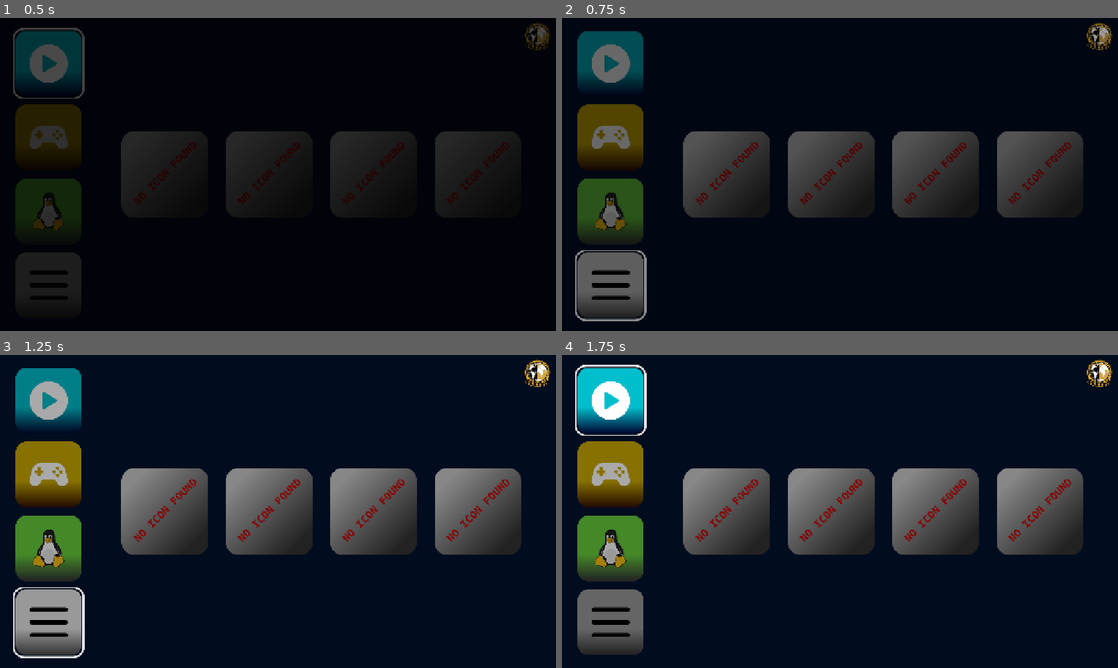
Above: before the commit, frames 1-4 (two rows, left to right).
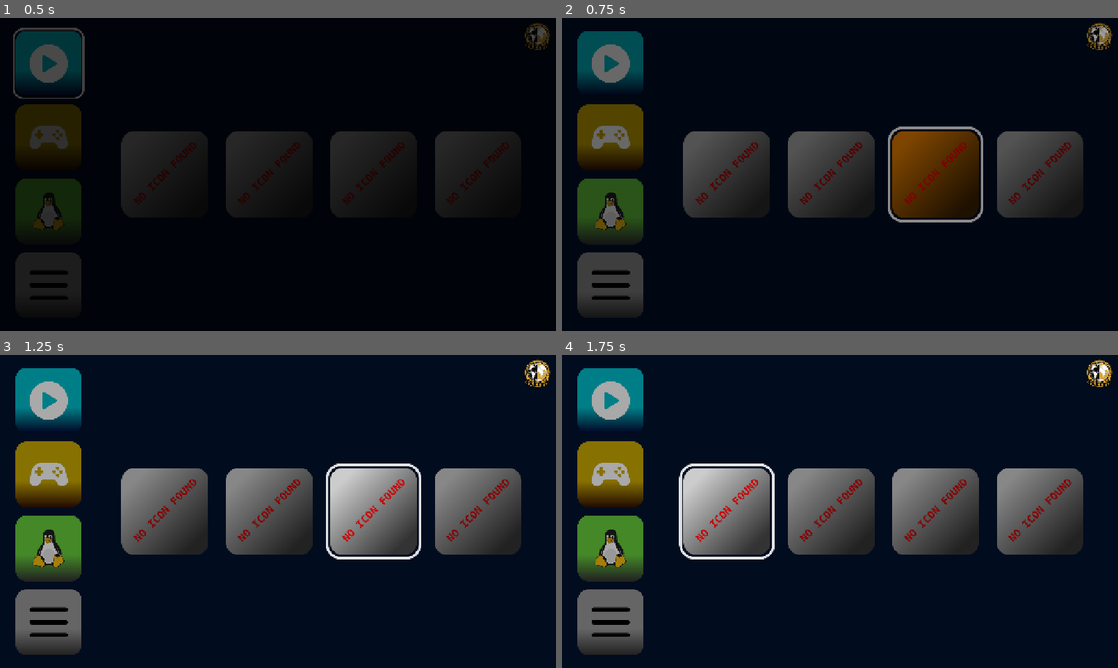
Above: after the commit, the same moments.

Repository: BZ-Interactive/BZ-Big-Picture
Game: Godot game, scene res://main.tscn
Same seed, same stepped clock (60 frames per second), same inputs: the game is played once before the commit and once after it.
Inputs (mouse positions are in pixels of both pictures, inside the frame that each line leads up to):
- Up to frame 1 (0.5 s): no input
- Up to frame 2 (0.75 s): tap Enter at 0.5 s; move the mouse to (962, 158) at 0.52 s; hold Up (up) from 0.53 s (still down); click (962, 158) at 0.67 s
- Up to frame 3 (1.25 s): keep holding Up (up)
- Up to frame 4 (1.75 s): move the mouse to (728, 527) at 1.27 s; release Up (up) at 1.28 s; hold Down (down) from 1.28 s (still down); click (728, 527) at 1.42 s

Frame 1 is identical in both runs. In frame 2, 6.3% of the frame differs, in the area x 2-76%, y 34-97%; in frame 3, 6.6%; in frame 4, 6.9%, in the area x 2-39%, y 3-66%.

Commit message:
Add update notification logic and sound

Diff:
--- /dev/null
+++ b/Assets/Icons/svg/dialog_box.svg
@@ -0,0 +1,122 @@
+<?xml version="1.0" encoding="UTF-8" standalone="no"?>
+<!-- Created with Inkscape (http://www.inkscape.org/) -->
+
+<svg
+   width="500"
+   height="25"
+   viewBox="0 0 500 25"
+   version="1.1"
+   id="svg1"
+   inkscape:version="1.4.4 (dcaf3e7d9e, 2026-05-05)"
+   sodipodi:docname="dialog_box.svg"
+   inkscape:export-filename="base_template.png"
+   inkscape:export-xdpi="96"
+   inkscape:export-ydpi="96"
+   xmlns:inkscape="http://www.inkscape.org/namespaces/inkscape"
+   xmlns:sodipodi="http://sodipodi.sourceforge.net/DTD/sodipodi-0.dtd"
+   xmlns:xlink="http://www.w3.org/1999/xlink"
+   xmlns="http://www.w3.org/2000/svg"
+   xmlns:svg="http://www.w3.org/2000/svg"
+   xmlns:rdf="http://www.w3.org/1999/02/22-rdf-syntax-ns#"
+   xmlns:cc="http://creativecommons.org/ns#">
+  <sodipodi:namedview
+     id="namedview1"
+     pagecolor="#505050"
+     bordercolor="#eeeeee"
+     borderopacity="1"
+     inkscape:showpageshadow="0"
+     inkscape:pageopacity="0"
+     inkscape:pagecheckerboard="true"
+     inkscape:deskcolor="#505050"
+     inkscape:document-units="px"
+     inkscape:zoom="2.145174"
+     inkscape:cx="172.2471"
+     inkscape:cy="152.90135"
+     inkscape:window-width="2560"
+     inkscape:window-height="1412"
+     inkscape:window-x="1920"
+     inkscape:window-y="0"
+     inkscape:window-maximized="1"
+     inkscape:current-layer="layer1" />
+  <defs
+     id="defs1">
+    <linearGradient
+       id="swatch3"
+       inkscape:swatch="solid">
+      <stop
+         style="stop-color:#b30000;stop-opacity:1;"
+         offset="0"
+         id="stop3" />
+    </linearGradient>
+    <rect
+       x="23.308132"
+       y="18.180344"
+       width="266.04214"
+       height="66.802292"
+       id="rect2" />
+    <linearGradient
+       id="swatch2">
+      <stop
+         style="stop-color:#4d4d4d;stop-opacity:1;"
+         offset="0"
+         id="stop2" />
+    </linearGradient>
+    <linearGradient
+       id="swatch1">
+      <stop
+         style="stop-color:#bfbfbf;stop-opacity:1;"
+         offset="0"
+         id="stop1" />
+      <stop
+         style="stop-color:#404040;stop-opacity:1;"
+         offset="1"
+         id="stop5" />
+    </linearGradient>
+    <linearGradient
+       inkscape:collect="always"
+       xlink:href="#swatch3"
+       id="linearGradient39"
+       gradientUnits="userSpaceOnUse"
+       x1="19.486328"
+       y1="24.428711"
+       x2="127.33789"
+       y2="24.428711" />
+  </defs>
+  <g
+     inkscape:label="Background Layer"
+     inkscape:groupmode="layer"
+     id="layer1">
+    <rect
+       style="fill:none;fill-opacity:1;fill-rule:nonzero;stroke:#e5e5e5;stroke-width:3;stroke-linecap:round;stroke-linejoin:round;stroke-miterlimit:0;stroke-dasharray:none;stroke-opacity:1;paint-order:fill markers stroke"
+       id="rect1"
+       width="498.95801"
+       height="23.957664"
+       x="0.52099609"
+       y="0.52116776"
+       ry="5.4124861"
+       rx="5.018362" />
+  </g>
+  <metadata
+     id="metadata1">
+    <rdf:RDF>
+      <cc:Work
+         rdf:about="">
+        <cc:license
+           rdf:resource="http://creativecommons.org/licenses/by/4.0/" />
+      </cc:Work>
+      <cc:License
+         rdf:about="http://creativecommons.org/licenses/by/4.0/">
+        <cc:permits
+           rdf:resource="http://creativecommons.org/ns#Reproduction" />
+        <cc:permits
+           rdf:resource="http://creativecommons.org/ns#Distribution" />
+        <cc:requires
+           rdf:resource="http://creativecommons.org/ns#Notice" />
+        <cc:requires
+           rdf:resource="http://creativecommons.org/ns#Attribution" />
+        <cc:permits
+           rdf:resource="http://creativecommons.org/ns#DerivativeWorks" />
+      </cc:License>
+    </rdf:RDF>
+  </metadata>
+</svg>
--- a/Assets/Scripts/sound_player.gd
+++ b/Assets/Scripts/sound_player.gd
@@ -3,6 +3,7 @@
 @export var app_move: AudioStream
 @export var menu_move: AudioStream
 @export var ui_select: AudioStream
+@export var notification: AudioStream
 
 @onready var chime_player: AudioStreamPlayer = $"Chime Player"
 #@export var exit_chime: AudioStream
@@ -36,3 +37,6 @@
 
 func play_select_sound() -> void:
 	_play_sound(ui_select)
+
+func play_notification_sound() -> void:
+	_play_sound(notification)
--- /dev/null
+++ b/Assets/Scripts/update_button.gd
@@ -0,0 +1,83 @@
+extends TextureButton
+
+const GITHUB_URL = "https://api.github.com/repos/bz-interactive/BZ-Big-Picture/releases/latest"
+const LATEST_RELEASE_URL: String = "https://github.com/BZ-Interactive/BZ-Big-Picture/releases/latest"
+var http_request: HTTPRequest
+
+# Called when the node enters the scene tree for the first time.
+func _ready() -> void:
+	self.visible = false
+	self.pressed.connect(on_button_pressed)
+	self.mouse_entered.connect(on_mouse_entered)
+	self.mouse_exited.connect(on_mouse_exited)
+	 # for style reasons, wait 2 seconds (lenght of intro)
+	await get_tree().create_timer(Main.screen_dimmer.INTRO_DURATION).timeout
+	_check_version()
+
+func _check_version():
+	http_request = HTTPRequest.new()
+	add_child(http_request)
+	var headers = ["User-Agent: GodotEngine"]
+	var error = http_request.request(GITHUB_URL, headers)
+	if error != OK:
+		print("An error occurred while making the HTTP request.")
+		return
+	http_request.request_completed.connect(_on_request_completed)
+
+func _show_update_notification():
+	self.visible = true
+	Main.sound_player.play_notification_sound()
+
+func _open_webpage(url):
+	var result := OS.shell_open(url)
+
+	if result != OK:
+		print("Could not open URL: " + str(result))
+
+func _compare_versions(remote: String, local: String) -> bool:
+	if local == remote: # up to date
+		return true
+
+	var remote_parts := remote.trim_prefix("v").split(".")
+	var local_parts := local.trim_prefix("v").split(".")
+
+	for i in range(3):
+		var r := int(remote_parts[i]) if i < remote_parts.size() else 0
+		var l := int(local_parts[i]) if i < local_parts.size() else 0
+
+		if r > l:
+			return true
+		if r < l:
+			return false
+
+	return false
+
+func _on_request_completed(result: int, response_code: int, headers: PackedStringArray, body: PackedByteArray) -> void:
+	if response_code == 200:
+		var json = JSON.new()
+		var error = json.parse(body.get_string_from_utf8())
+
+		if error == OK:
+			var response_data = json.get_data()
+			if response_data is Dictionary and response_data.has("tag_name"):
+				var tag_name = response_data["tag_name"]
+				if not _compare_versions(ProjectSettings.get_setting("application/config/version"), tag_name):
+					_show_update_notification()
+			else:
+				print("Response did not contain 'tag_name'.")
+		else:
+			print("JSON Parse Error: ", json.get_error_message(), " at line ", json.get_error_line())
+	else:
+		print("GitHub API returned non-200 response code: ", response_code)
+
+	http_request.request_completed.disconnect(_on_request_completed)
+	http_request.queue_free()
+
+func on_button_pressed() -> void:
+	_open_webpage(LATEST_RELEASE_URL)
+
+func on_mouse_entered() -> void:
+	self.modulate = Color.ORANGE
+
+func on_mouse_exited() -> void:
+	self.modulate = Color.WHITE
--- a/main.tscn
+++ b/main.tscn
@@ -11,12 +11,15 @@
 [ext_resource type="Texture2D" uid="uid://bhos5dtlinped" path="res://Assets/Icons/svg/Menus/linux_utilities.svg" id="5_a6jrf"]
 [ext_resource type="Script" uid="uid://xkufbuddm5qa" path="res://Assets/Scripts/Buttons/menu_button.gd" id="6_ryguw"]
 [ext_resource type="Texture2D" uid="uid://bndst3huthgxt" path="res://Assets/Icons/svg/Menus/system.svg" id="6_xuqvo"]
+[ext_resource type="Script" uid="uid://b2nnlbpr6hy6j" path="res://Assets/Scripts/update_button.gd" id="12_074og"]
+[ext_resource type="Texture2D" uid="uid://hnuv15lgqnvf" path="res://Assets/Icons/svg/dialog_box.svg" id="12_82xsv"]
 [ext_resource type="Script" uid="uid://ykbom2bclkpj" path="res://Assets/Scripts/screen_dimmer.gd" id="12_dg77c"]
 [ext_resource type="Script" uid="uid://ig0ie4n8fsvf" path="res://Assets/Scripts/sound_player.gd" id="13_ycdy4"]
 [ext_resource type="AudioStream" uid="uid://ctp4gbx1uim2o" path="res://Assets/Sounds/startup_chime.wav" id="14_2cqfq"]
 [ext_resource type="AudioStream" uid="uid://boningitoxav1" path="res://Assets/Sounds/ui_move.wav" id="14_074og"]
 [ext_resource type="AudioStream" uid="uid://0ooslfm7sq85" path="res://Assets/Sounds/menu_move.wav" id="14_yaehf"]
 [ext_resource type="AudioStream" uid="uid://di827pbqyt012" path="res://Assets/Sounds/app_select.wav" id="16_074og"]
+[ext_resource type="AudioStream" uid="uid://d1vr8sdvg4vev" path="res://Assets/Sounds/notification.ogg" id="18_cegan"]
 
 [node name="Main" type="Control" unique_id=1969664079]
 layout_mode = 3
@@ -43,6 +46,7 @@
 anchor_bottom = 1.0
 grow_horizontal = 2
 grow_vertical = 2
+mouse_filter = 2
 color = Color(0.0040248497, 0.04684867, 0.12112709, 1)
 
 [node name="TextureRect" type="TextureRect" parent="Background" unique_id=6158248]
@@ -52,6 +56,7 @@
 anchor_bottom = 1.0
 grow_horizontal = 2
 grow_vertical = 2
+mouse_filter = 2
 expand_mode = 1
 stretch_mode = 5
 
@@ -62,6 +67,7 @@
 anchor_bottom = 1.0
 grow_horizontal = 2
 grow_vertical = 2
+mouse_filter = 2
 
 [node name="Menu VboxContainer" type="VBoxContainer" parent="." unique_id=1224946546 node_paths=PackedStringArray("media", "games", "utilities")]
 layout_mode = 1
@@ -225,15 +231,42 @@
 anchors_preset = 1
 anchor_left = 1.0
 anchor_right = 1.0
-offset_left = -65.0
-offset_bottom = 62.0
+offset_left = -75.0
+offset_top = 10.0
+offset_right = -10.0
+offset_bottom = 75.0
 grow_horizontal = 0
 offset_transform_enabled = true
-offset_transform_position = Vector2(-10, 10)
 texture = ExtResource("2_0xm2m")
 expand_mode = 4
 stretch_mode = 5
 
+[node name="Update TextureButton" type="TextureButton" parent="Logo TextureRect" unique_id=2052407713]
+layout_mode = 1
+anchors_preset = 4
+anchor_top = 0.5
+anchor_bottom = 0.5
+offset_left = -510.0
+offset_top = -20.0
+offset_right = -10.0
+offset_bottom = 20.0
+grow_vertical = 2
+texture_normal = ExtResource("12_82xsv")
+ignore_texture_size = true
+stretch_mode = 0
+script = ExtResource("12_074og")
+
+[node name="Label" type="Label" parent="Logo TextureRect/Update TextureButton" unique_id=839600363]
+layout_mode = 1
+anchors_preset = 15
+anchor_right = 1.0
+anchor_bottom = 1.0
+grow_horizontal = 2
+grow_vertical = 2
+text = "New Version Available! Click on this dialog box to download."
+horizontal_alignment = 1
+vertical_alignment = 1
+
 [node name="Screen Dimmer ColorRect" type="ColorRect" parent="." unique_id=602937341]
 layout_mode = 1
 anchors_preset = 15
@@ -241,6 +274,7 @@
 anchor_bottom = 1.0
 grow_horizontal = 2
 grow_vertical = 2
+mouse_filter = 2
 color = Color(0, 0, 0, 0)
 script = ExtResource("12_dg77c")
 
@@ -253,6 +287,7 @@
 app_move = ExtResource("14_074og")
 menu_move = ExtResource("14_yaehf")
 ui_select = ExtResource("16_074og")
+notification = ExtResource("18_cegan")
 
 [node name="Chime Player" type="AudioStreamPlayer" parent="AudioStreamPlayer" unique_id=2102812372]
 stream = ExtResource("14_2cqfq")
--- a/project.godot
+++ b/project.godot
@@ -15,6 +15,7 @@
 [application]
 
 config/name="BZ Big Picture"
+config/version="v1.2.0"
 run/main_scene="uid://c36enfgvaf1b6"
 config/features=PackedStringArray("4.7", "GL Compatibility")
 run/max_fps=60
Not shown, added: Assets/Icons/svg/dialog_box.svg.import
Not shown, added: Assets/Scripts/update_button.gd.uid
Not shown, added: Assets/Sounds/notification.ogg.import
Not shown, added: Assets/Sounds/notification.ogg
Not shown, changed: README.md
Not shown, changed: docs/index.html
